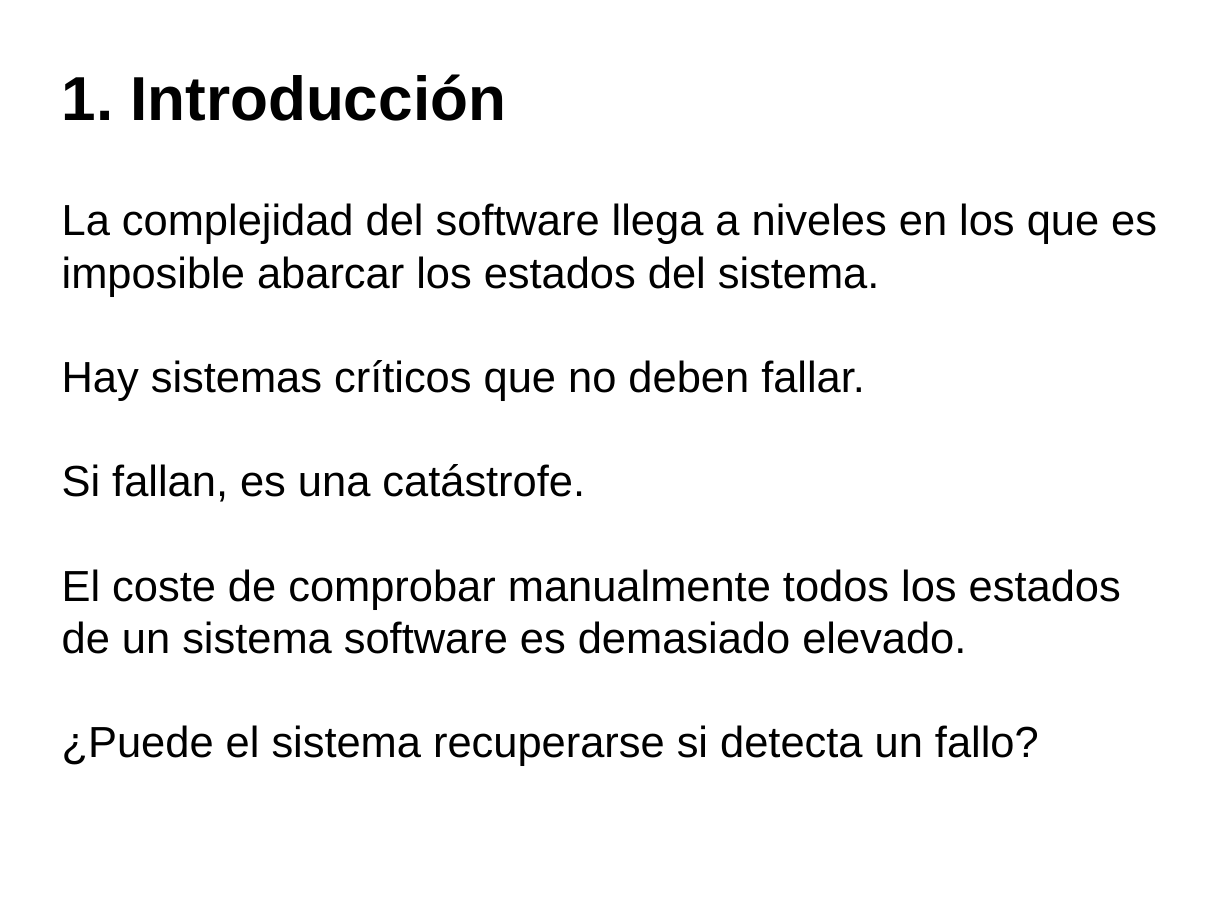
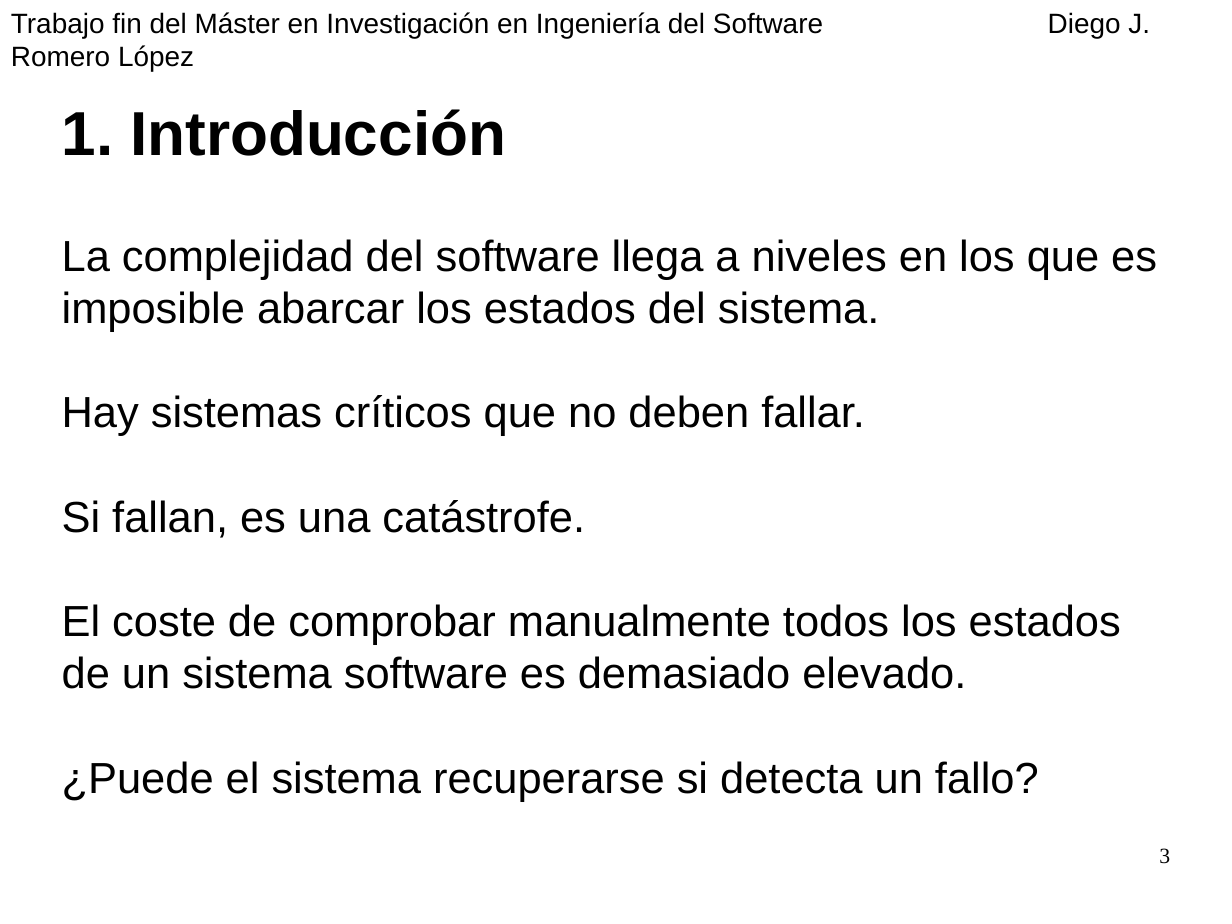
Before and after one commit to diegojromerolopez/djbdd, a slide deck: slide 3 of doc/presentacion.odp. Drawn at 1232x924 pixels with LibreOffice and Linux fonts; fonts in the diff are those of the drawing. Boxes give left, top, right and bottom in pixels: in the first picture for what was removed or moved away, otherwise in the second. Text is boxed around its words. In the diff, an @@ line names an element or a change of style, - is before the commit and + after.

```diff
--- a/doc/presentacion.odp
+++ b/doc/presentacion.odp
@@ text added at (x1=11, y1=12, x2=1150, y2=38), 18 pt, text #000000 @@
+Trabajo fin del Máster en Investigación en Ingeniería del Software Diego J. Romero López
@@ text "1. Introducción" moved from (x1=62, y1=74, x2=1157, y2=766) to (x1=62, y1=109, x2=1157, y2=802) @@
@@ page number added at (x1=1159, y1=848, x2=1170, y2=864), 14 pt, text #000000 @@
+3
```
Also in this commit, not shown: 20 other slides changed, 4 slides added, 5 slides removed, 3 other files.
